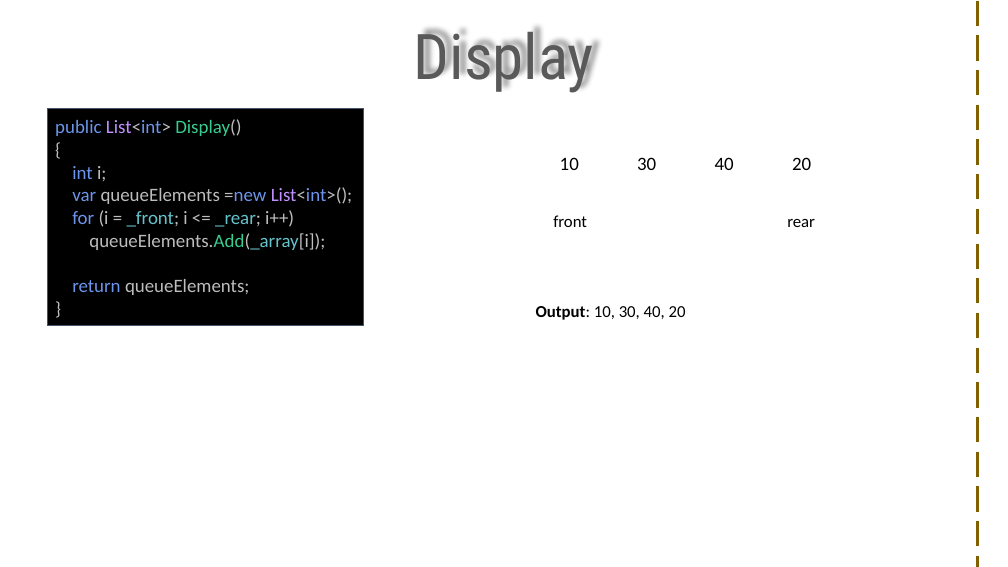
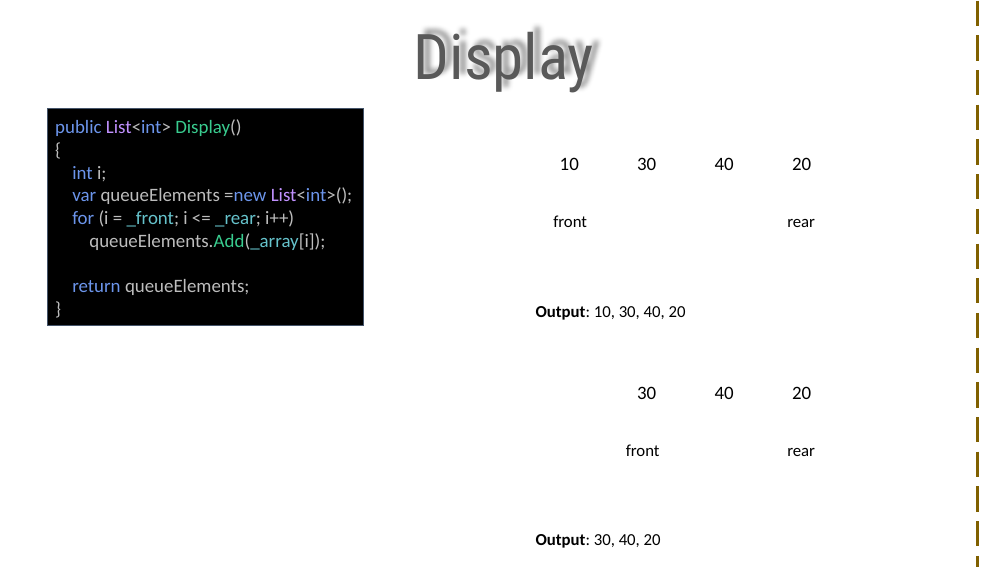
Before and after one commit to visweswarpenti/Trainings, a slide deck: slide 6 of Data Structures using C#/data-structures-using-.net-core-csharp/Queue/Queue/Queue.pptx. Drawn at 1008x567 pixels with LibreOffice and Linux fonts; fonts in the diff are those of the drawing; background and template pictures are left out. Boxes give left, top, right and bottom in pixels: in the first picture for what was removed or moved away, otherwise in the second. Text is boxed around its words. In the diff, an @@ line names an element or a change of style, - is before the commit and + after.

```diff
--- a/Data Structures using C#/data-structures-using-.net-core-csharp/Queue/Queue/Queue.pptx
+++ b/Data Structures using C#/data-structures-using-.net-core-csharp/Queue/Queue/Queue.pptx
@@ table added at <box>531,364,917,422</box>, 1 rows, 5 columns @@
+ | 30 | 40 | 20 | 
@@ text added at <box>626,444,660,456</box>, 16 pt, text #000000 @@
+front
@@ text added at <box>787,448,815,456</box>, 16 pt, text #000000 @@
+rear
@@ text added at <box>536,534,661,548</box>, 16 pt, text #000000 @@
+Output: 30, 40, 20
```
Also in this commit, not shown: 2 other slides changed, 12 other files.
